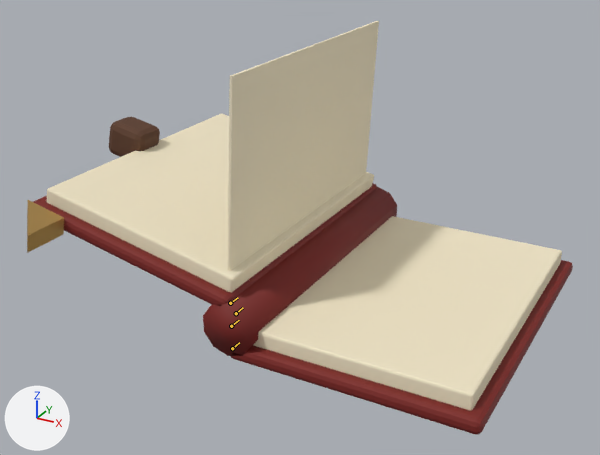
The glTF model assets/models/grimoire.glb as it was, and as the next commit left it.
Camera for both pictures: a camera (50 mm lens) standing at (0.469, -0.89, 0.488) and looking at (-0.005, -0.029, 0.057). Every picture has the same lights, and +X, +Y and +Z are marked at lower left. The first picture is the older version. Both versions are drawn at frame 8 of the action 'flip'; the numbers are the values there. The bones that bend it are drawn over the model as lines.

Names of what the first picture shows: 'Grimoire'.
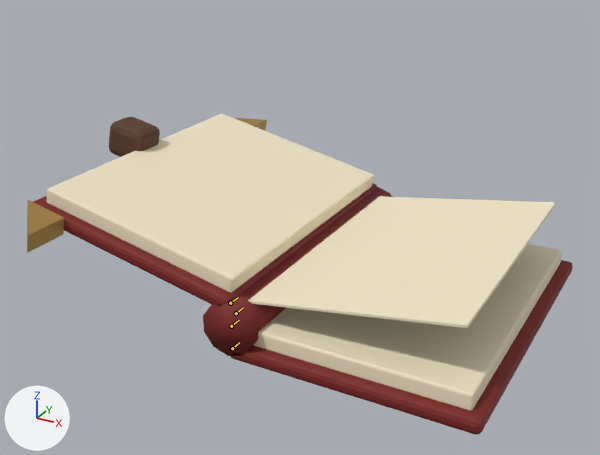
What the commit changed:
Bone 'page' (bone_page) turns from (0, -87, 0) to (0, -9, 0) degrees about its own x, y and z.

What differs and where, as boxes (x1, y1, x2, y2) in the pictures (600 x 455 px):
'Grimoire', posed (22% shorter)
    before: (27, 21, 573, 435)
    after: (27, 114, 573, 435)
